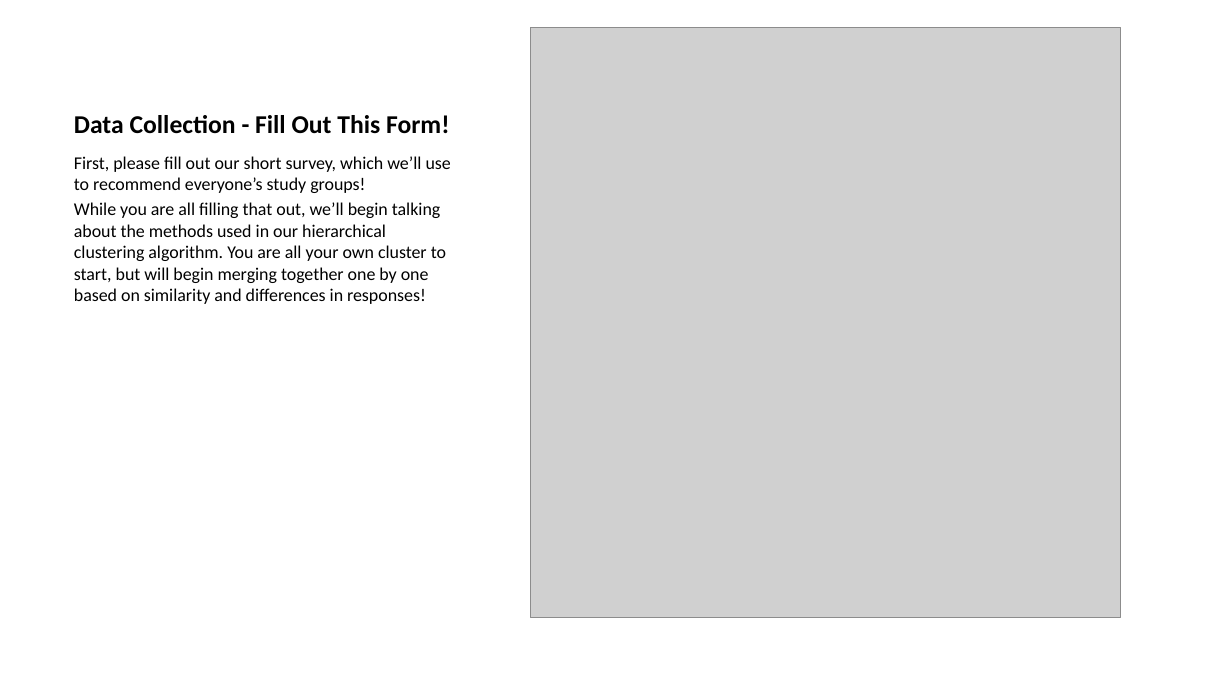
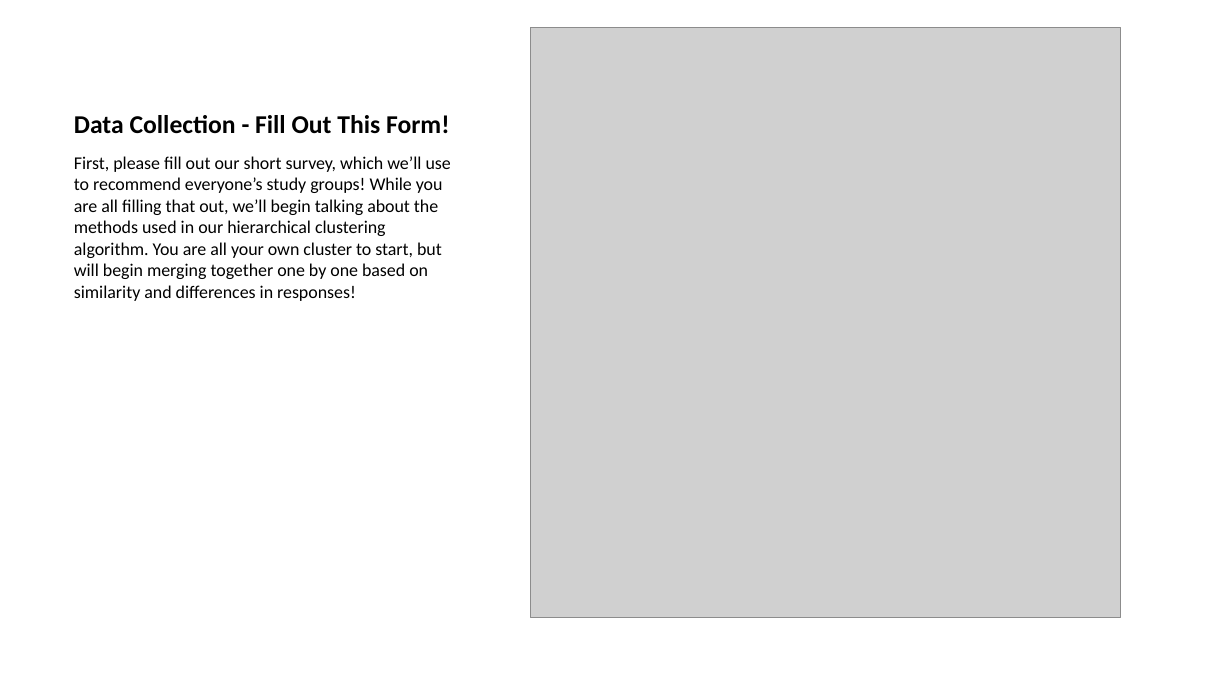
Before and after one commit to deancallahan25/Data322MiniProject, a slide deck: slide 3 of presentation.pptx. Drawn at 1232x693 pixels with LibreOffice and Linux fonts; fonts in the diff are those of the drawing; grey boxes stand for pictures. Boxes give left, top, right and bottom in pixels: in the first picture for what was removed or moved away, otherwise in the second. Text is boxed around its words. In the diff, an @@ line names an element or a change of style, - is before the commit and + after.

```diff
--- a/presentation.pptx
+++ b/presentation.pptx
@@ text at [74,156,451,301]: text changed @@
-First, please fill out our short survey, which we’ll use to recommend everyone’s study groups!
-While you are all filling that out, we’ll begin talking about the methods used in our hierarchical clustering algorithm. You are all your own cluster to start, but will begin merging together one by one based on similarity and differences in responses!
+First, please fill out our short survey, which we’ll use to recommend everyone’s study groups! While you are all filling that out, we’ll begin talking about the methods used in our hierarchical clustering algorithm. You are all your own cluster to start, but will begin merging together one by one based on similarity and differences in responses!
```
Also in this commit, not shown: 1 other slide changed, 1 other file.
